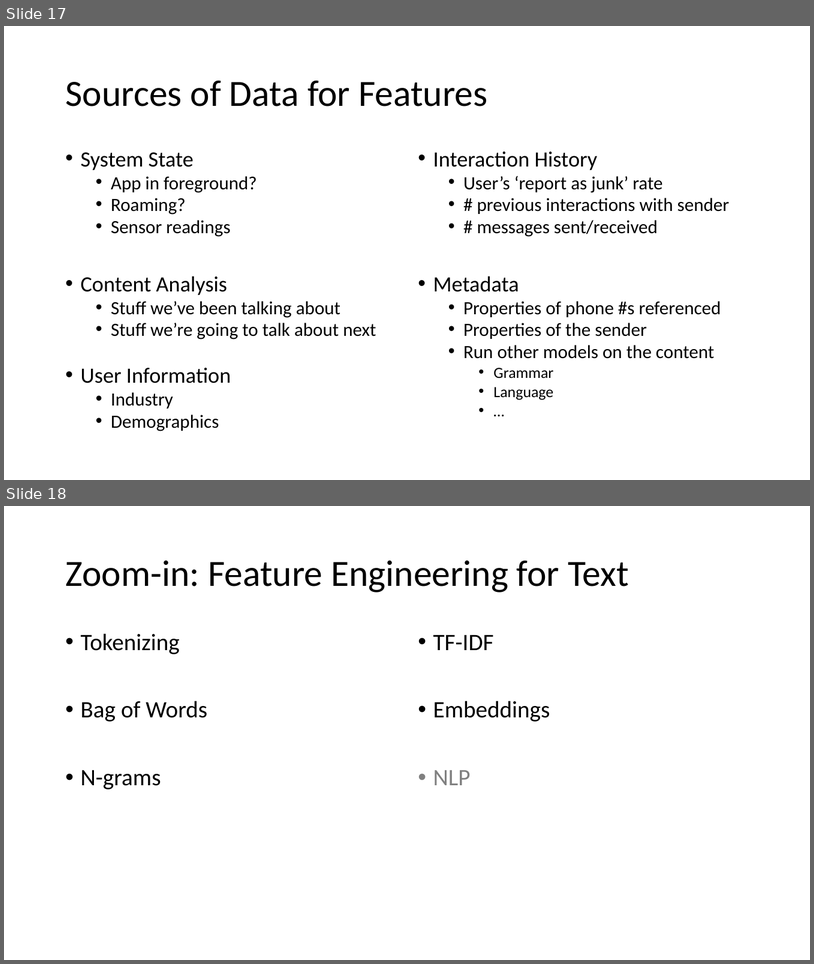
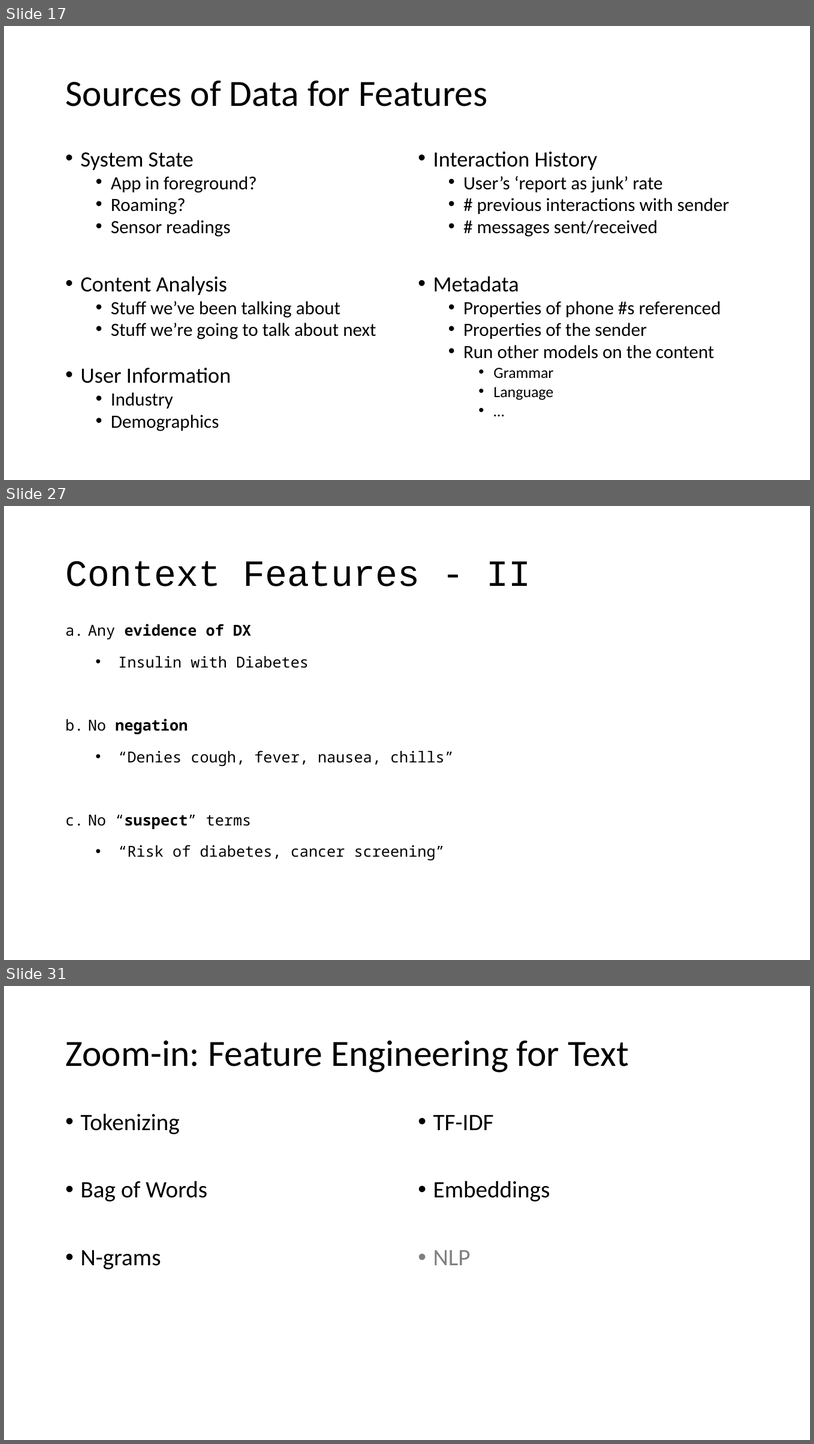
Before and after one commit to maelstromdat/MediTechBigData, a slide deck: 5. Adv. Feature Engineering.pptx. Shown one above the other, each under a label of ours: slides 17 and 18 before the commit, slides 17, 27 and 31 after it; the slides between them are not shown. The pictures are 814x964 and 814x1444 pixels, drawn with LibreOffice and Linux fonts; fonts in the diff are those of the drawing. Boxes give left, top, right and bottom in pixels: in the first picture for what was removed or moved away, otherwise in the second. Text is boxed around its words. In the diff, an @@ line names an element or a change of style, - is before the commit and + after.

```diff
--- a/5. Adv. Feature Engineering.pptx
+++ b/5. Adv. Feature Engineering.pptx
@@ slide 27 added at <box>4,506,810,960</box>, background #FFFFFF @@
@@ title added at <box>65,561,531,586</box>, 44 pt, text #000000 @@
+Context Features - II
@@ text added at <box>88,624,454,860</box>, 18 pt, text #000000 @@
+a. Any evidence of DX
+  • Insulin with Diabetes
+b. No negation
+  • “Denies cough, fever, nausea, chills”
+c. No “suspect” terms
+  • “Risk of diabetes, cancer screening”
@@ what was slide 18 is now slide 31 @@
```
Also in this commit, not shown: 1 slide changed, 13 other slides added, 1 slide removed, 1 other file.
